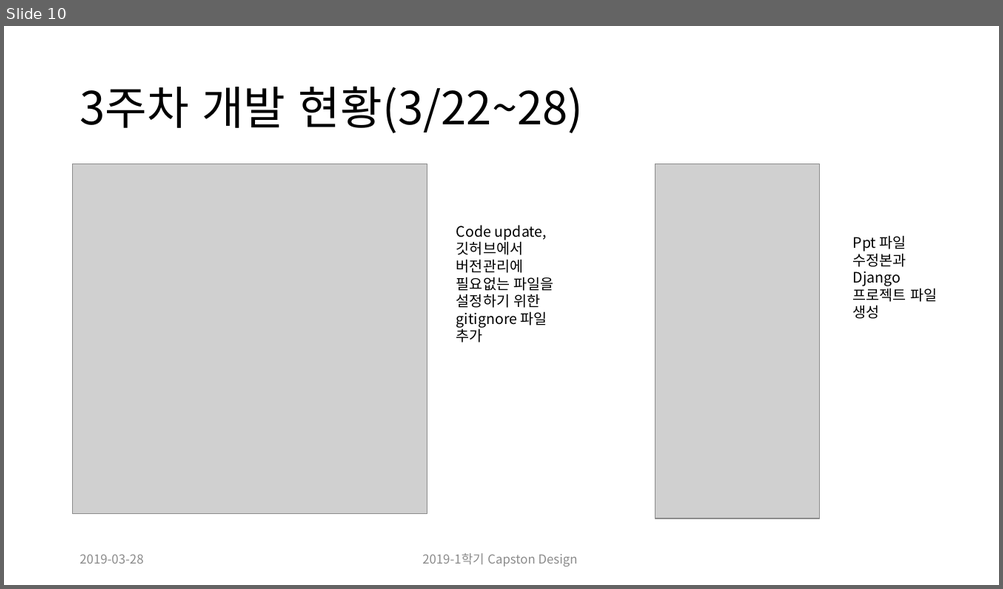
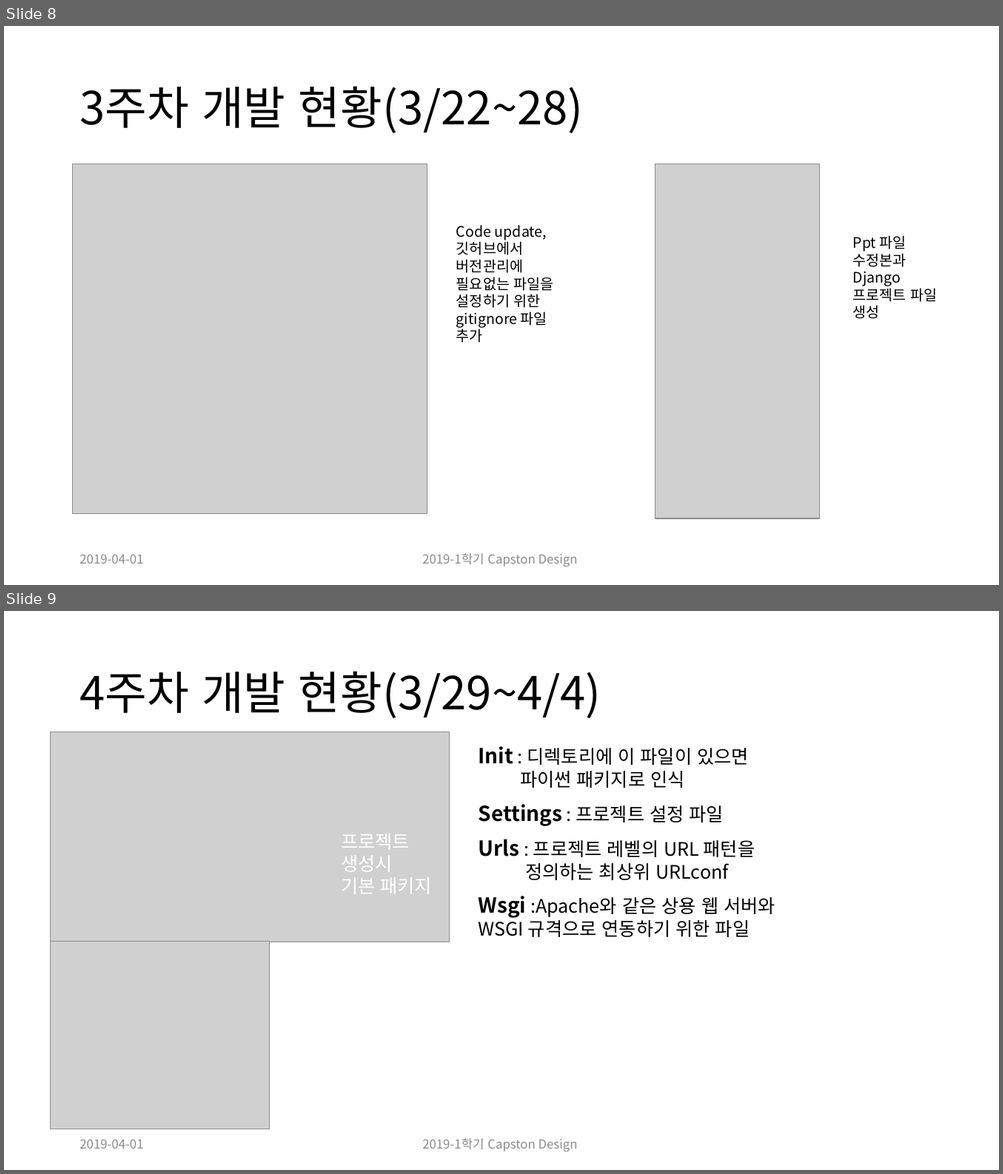
Before and after one commit to CheonSeounghyun/Coordination-Recommend, a slide deck: document/Capston Design Proposal_update(ppt).pptx. Shown one above the other, each under a label of ours: slide 10 before the commit, slides 8 and 9 after it. The pictures are 1003x589 and 1003x1174 pixels, drawn with LibreOffice and Linux fonts; fonts in the diff are those of the drawing; grey boxes stand for pictures. Boxes give left, top, right and bottom in pixels: in the first picture for what was removed or moved away, otherwise in the second. Text is boxed around its words. In the diff, an @@ line names an element or a change of style, - is before the commit and + after.

```diff
--- a/document/Capston Design Proposal_update(ppt).pptx
+++ b/document/Capston Design Proposal_update(ppt).pptx
@@ slide 9 added at (x1=4, y1=611, x2=999, y2=1170), background #FFFFFF @@
@@ title added at (x1=79, y1=671, x2=601, y2=718), 44 pt, text #000000 @@
+4주차 개발 현황(3/29~4/4)
@@ picture added at (x1=51, y1=732, x2=449, y2=943) @@
@@ text added at (x1=478, y1=746, x2=775, y2=937), 18 pt, text #000000 @@
+Init : 디렉토리에 이 파일이 있으면
+파이썬 패키지로 인식
+Settings : 프로젝트 설정 파일
+Urls : 프로젝트 레벨의 URL 패턴을
+정의하는 최상위 URLconf
+Wsgi :Apache와 같은 상용 웹 서버와 WSGI 규격으로 연동하기 위한 파일
@@ text added at (x1=341, y1=834, x2=432, y2=894), 18 pt, text #FFFFFF @@
+프로젝트
+생성시
+기본 패키지
@@ picture added at (x1=51, y1=942, x2=269, y2=1130) @@
@@ text added at (x1=79, y1=1139, x2=143, y2=1149), 12 pt, text #8C8C8C @@
+2019-04-01
@@ text added at (x1=422, y1=1139, x2=578, y2=1152), 12 pt, text #8C8C8C @@
+2019-1학기 Capston Design
@@ what was slide 10 is now slide 8 @@
@@ slide 8 changed as well @@
@@ text at (x1=79, y1=554, x2=143, y2=564): text changed @@
-2019-03-28
+2019-04-01
```
Also in this commit, not shown: 9 other slides changed, 3 other slides added, 3 slides removed, 1 other file.
